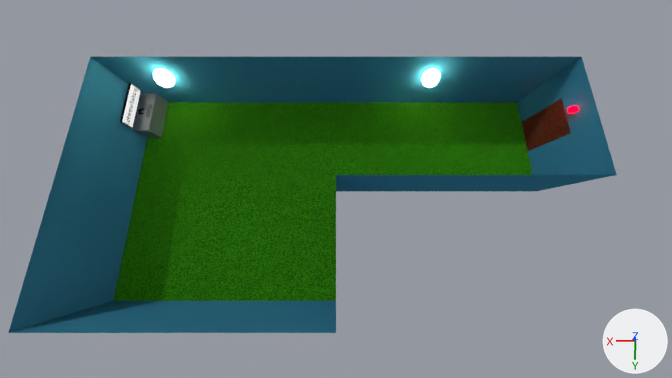
An edit to the Blender file Bilder/Lebenserhaltung_Tut_Pre.blend, drawn before and after from the same camera.
Rendered twice from the file's camera 'Camera'. Every picture has the same lights, and +X, +Y and +Z are marked at lower right.
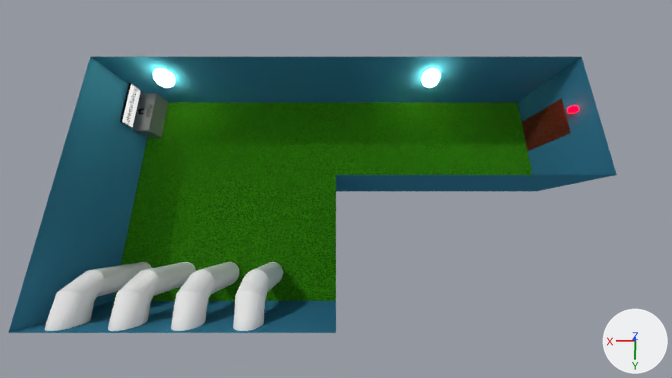
Where the change shows, as pixel boxes [x1, y1, x2, y2] in the pictures (672 x 378 px):
'Cylinder.002', added: after [45, 262, 283, 331]

Edits to the bpy script that builds the scene:
```text
Add me_cylinder_003:
    me_cylinder_003.from_pydata(...)  # 388 vertices, 356 faces; spans x -1.0..1.0, y -1.0..2.33, z -1.0..0.89
Add ob_cylinder_002:
    ob_cylinder_002 = bpy.data.objects.new('Cylinder.002', me_cylinder_003)
    ob_cylinder_002.location = (8.92, 3.84, 1.56)
    ob_cylinder_002.scale = (0.5, 0.5, 1.5)
    _m = ob_cylinder_002.modifiers.new('Array', 'ARRAY')
    _m.count = 4
    _m.constant_offset_displace = (0.0, 0.0, 0.0)
    _m.relative_offset_displace = (-2.0, 0.0, 0.0)
```
